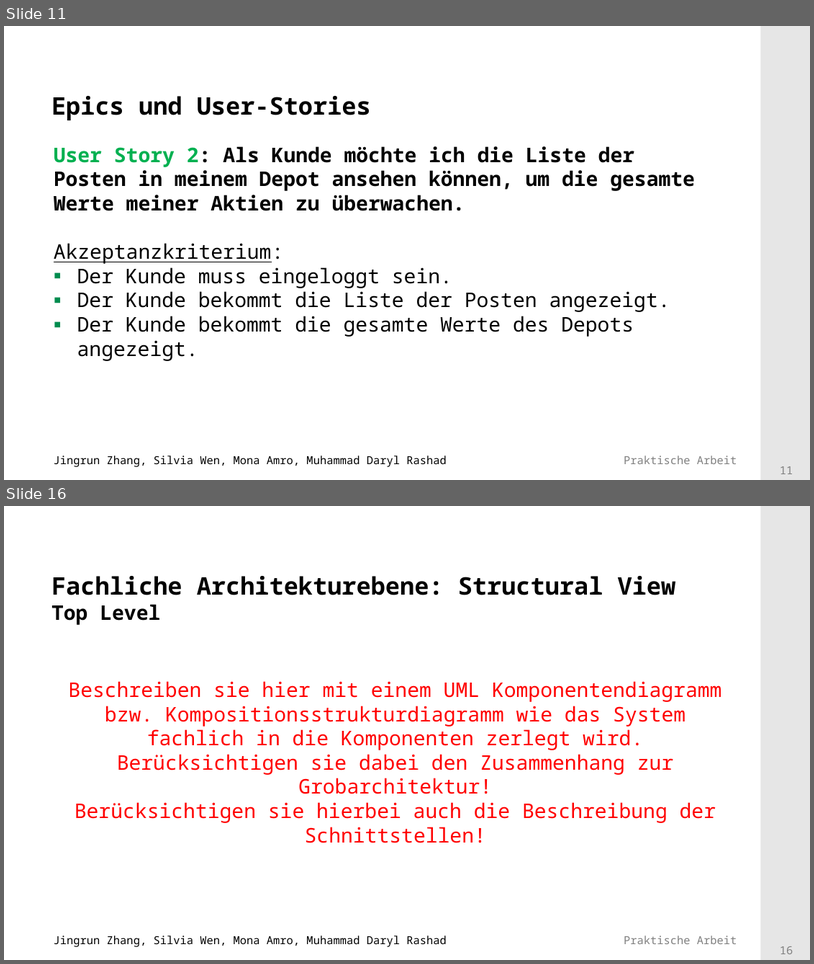
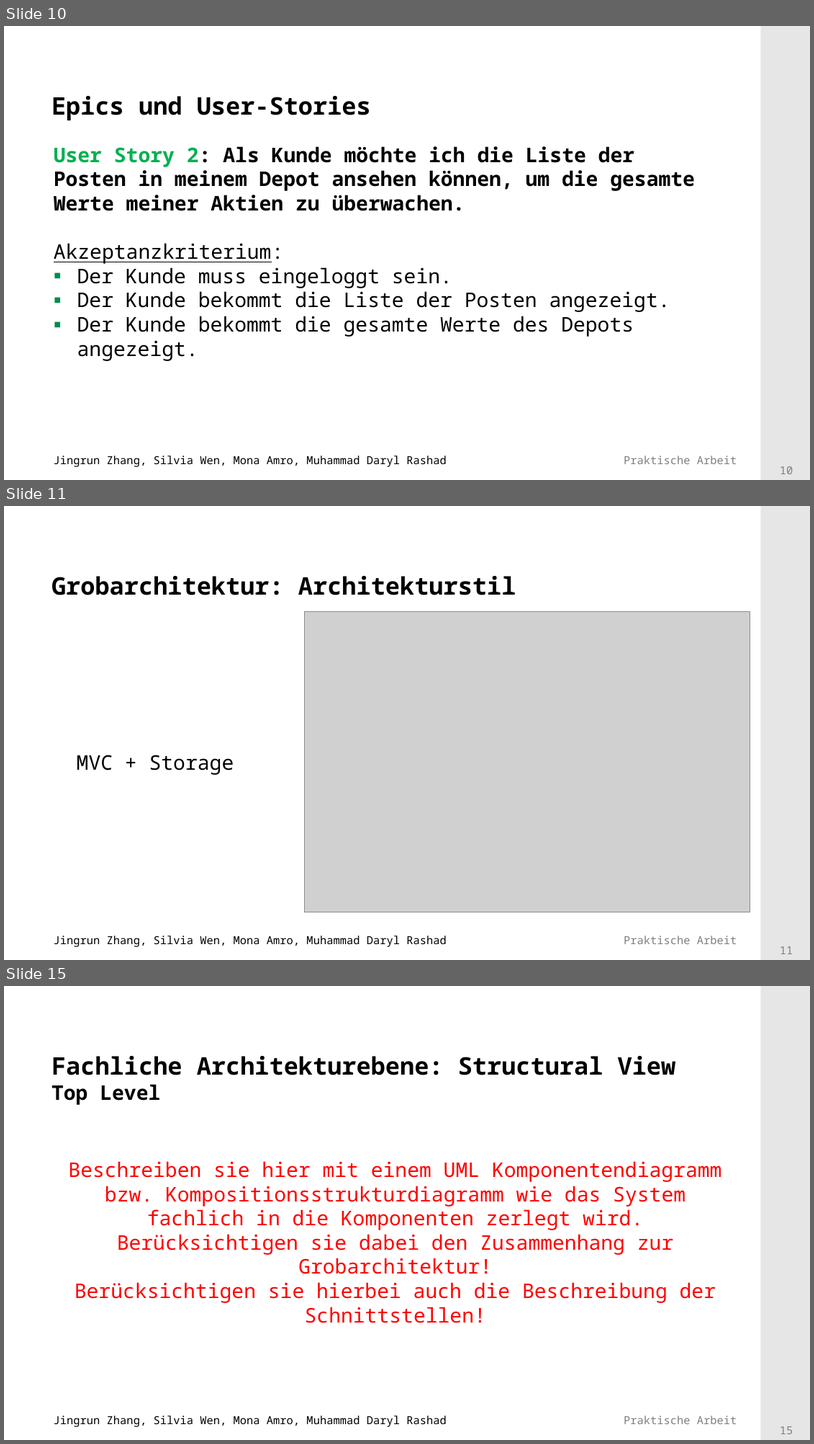
Before and after one commit to Mufasaxi/SimpleBank, a slide deck: architecture/Vorlage_Praesentation_2022 _2_2_OOD.pptx. Shown one above the other, each under a label of ours: slides 11 and 16 before the commit, slides 10, 11 and 15 after it; the slides between them are not shown. The pictures are 814x964 and 814x1444 pixels, drawn with LibreOffice and Linux fonts; fonts in the diff are those of the drawing; grey boxes stand for pictures; background and template pictures are left out. Boxes give left, top, right and bottom in pixels: in the first picture for what was removed or moved away, otherwise in the second. Text is boxed around its words. In the diff, an @@ line names an element or a change of style, - is before the commit and + after.

```diff
--- a/architecture/Vorlage_Praesentation_2022 _2_2_OOD.pptx
+++ b/architecture/Vorlage_Praesentation_2022 _2_2_OOD.pptx
@@ slide 11 added at <box>4,506,810,960</box>, background #FFFFFF; not listed: 4 template elements that a slide beside it also shows @@
@@ title added at <box>52,576,517,595</box>, 24 pt, text #000000, bold @@
+Grobarchitektur: Architekturstil
@@ picture added at <box>304,611,750,912</box> @@
@@ text added at <box>77,754,234,775</box>, 20 pt, text #000000 @@
+MVC + Storage
@@ what was slide 11 is now slide 10 @@
@@ page number at <box>780,466,793,474</box>: text changed @@
-11
+10
@@ what was slide 16 is now slide 15 @@
@@ page number at <box>780,1426,793,1434</box>: text changed @@
-16
+15
```
Also in this commit, not shown: 4 slides changed, 2 other slides added, 5 slides removed, 5 other files.
